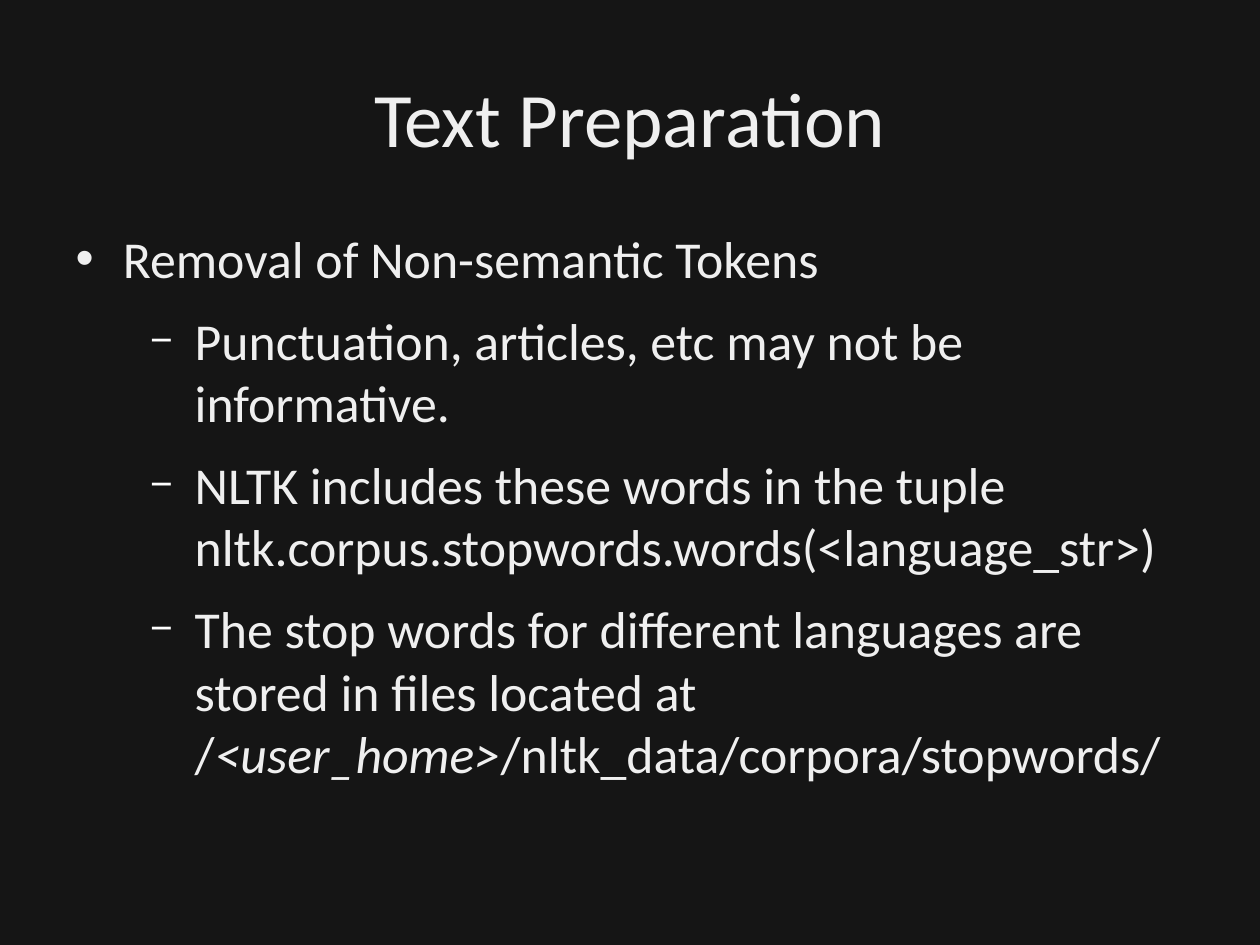
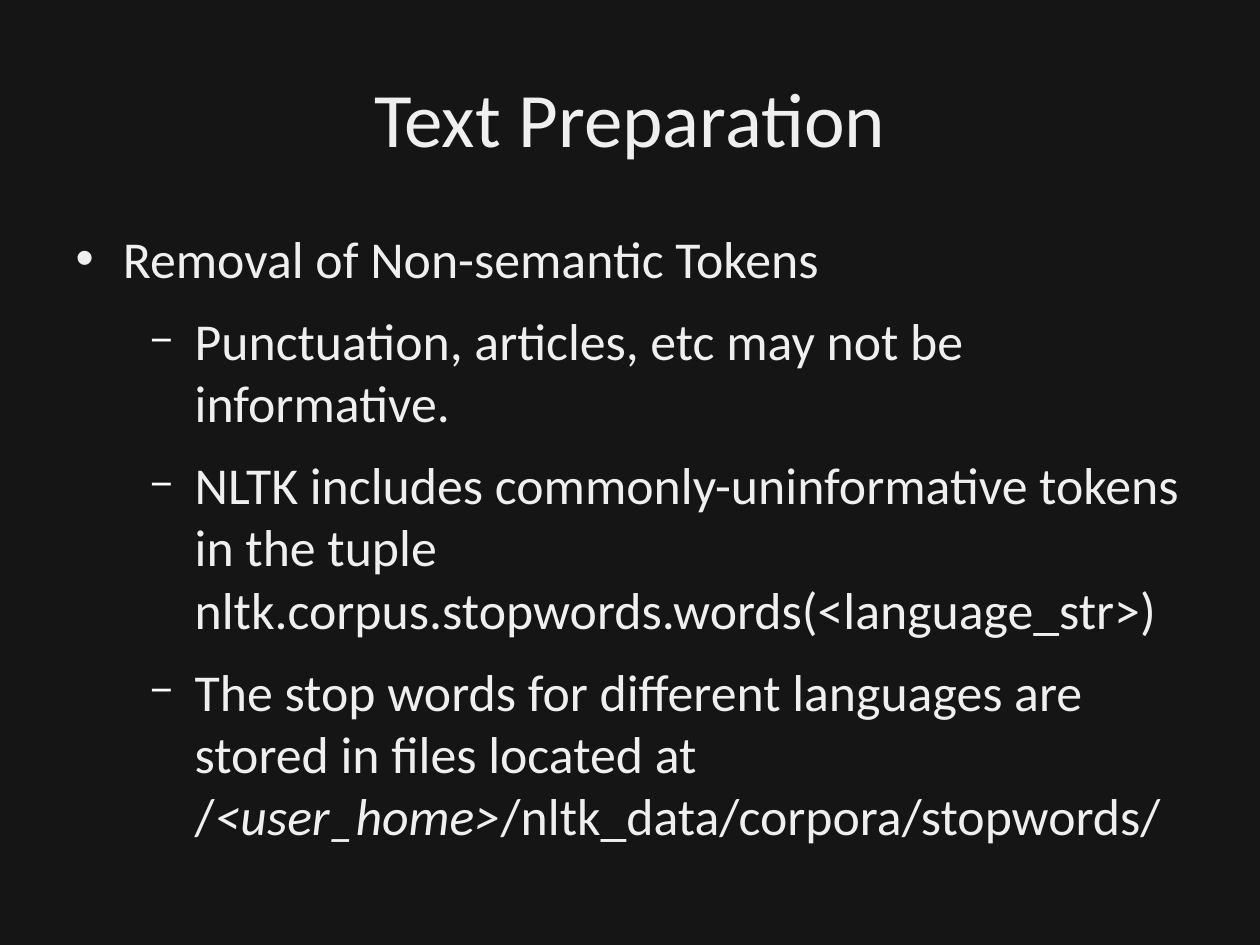
Before and after one commit to dbowmans46/PracticalProgramming, a slide deck: slide 24 of Session 7 - Python/Instructional Material/Session 7 - Python Brief Intro to NLP.odp. Drawn at 1260x945 pixels with LibreOffice and Linux fonts; fonts in the diff are those of the drawing; background and template pictures are left out; a plain dark background stands for a picture behind light text. Boxes give left, top, right and bottom in pixels: in the first picture for what was removed or moved away, otherwise in the second. Text is boxed around its words. In the diff, an @@ line names an element or a change of style, - is before the commit and + after.

```diff
--- a/Session 7 - Python/Instructional Material/Session 7 - Python Brief Intro to NLP.odp
+++ b/Session 7 - Python/Instructional Material/Session 7 - Python Brief Intro to NLP.odp
@@ text at box(195, 468, 1178, 638): text changed @@
-  − NLTK includes these words in the tuple nltk.corpus.stopwords.words(<language_str>)
+  − NLTK includes commonly-uninformative tokens in the tuple nltk.corpus.stopwords.words(<language_str>)
```
Also in this commit, not shown: 5 other slides changed, 5 slides added, 1 other file.
